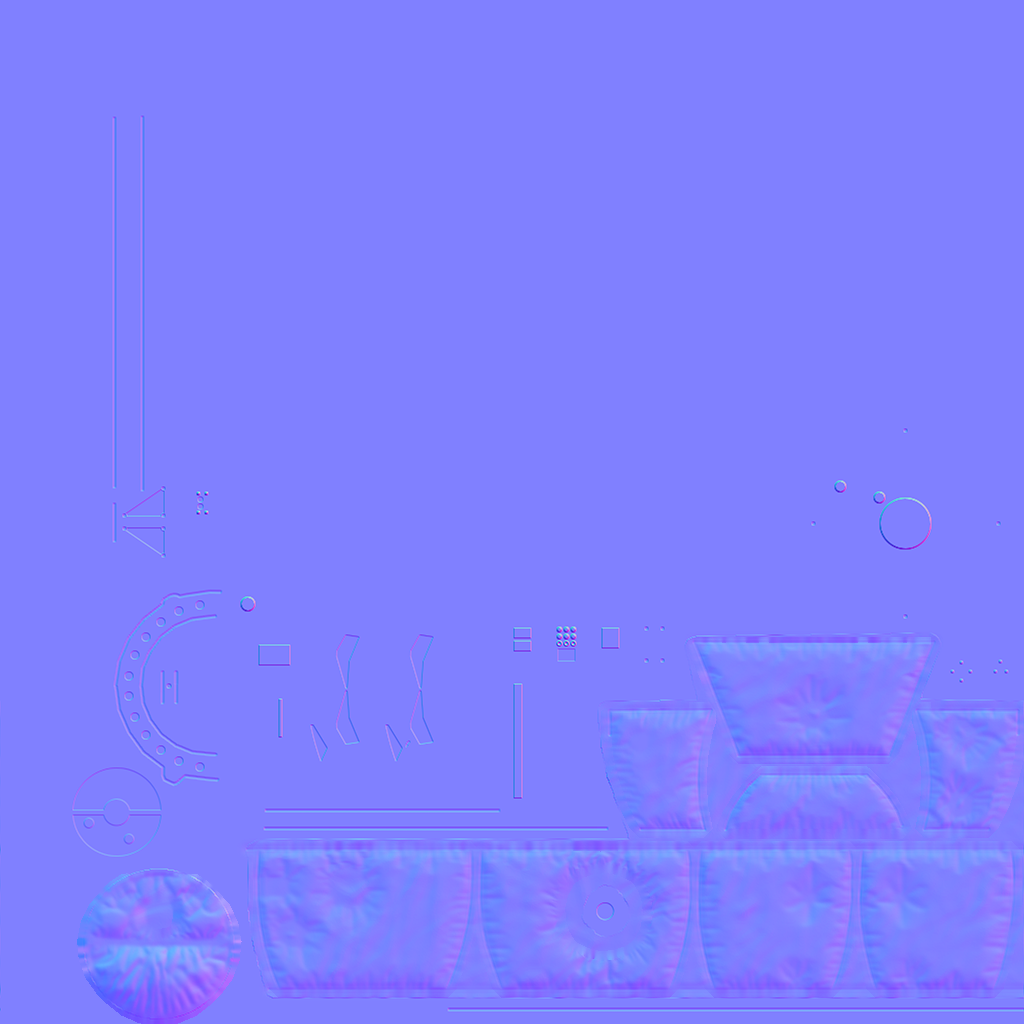
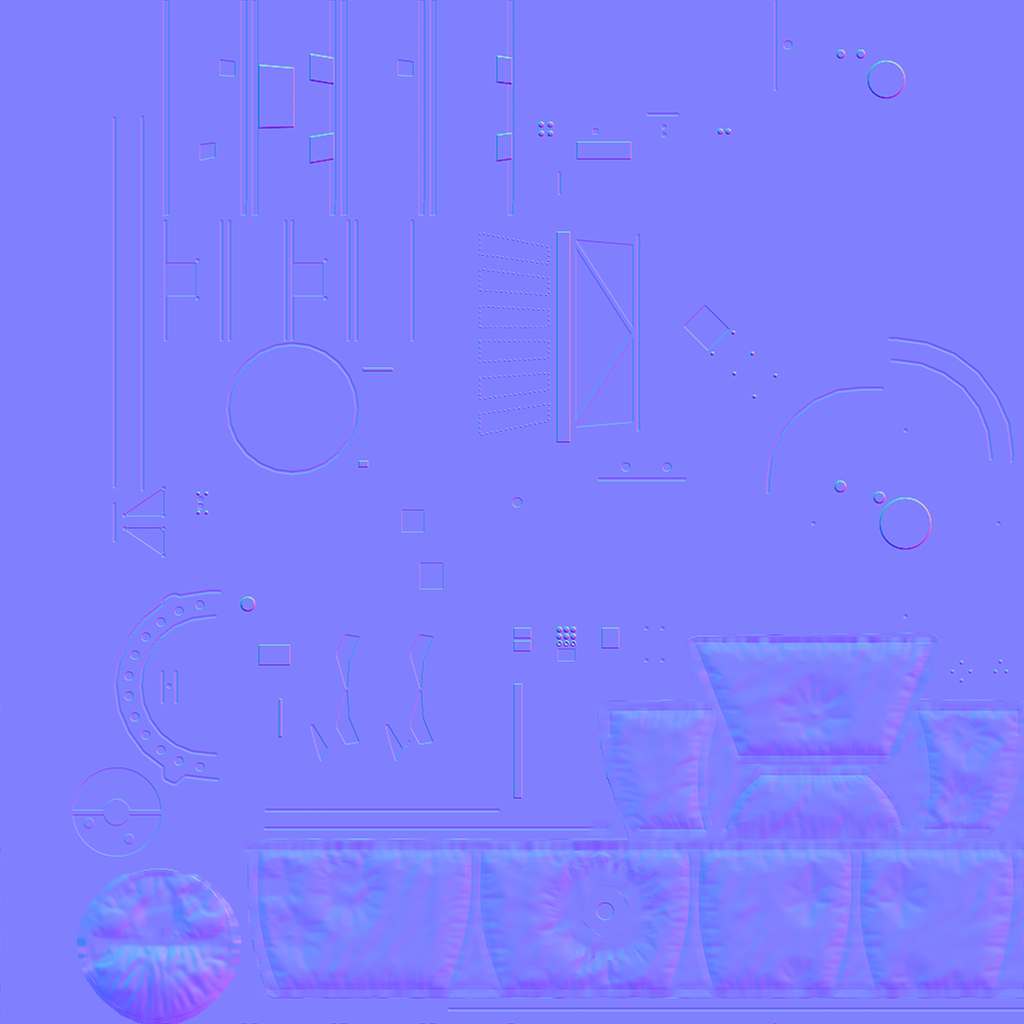
Layers edited between the first and the second 1024×1024 image:
removed layer "Layer 2" over (72, 0, 1016, 1024)
painted on "Background" over (72, 0, 1016, 1024)
